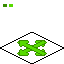
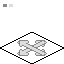
Comparing the layer stacks of the two 64 x 64 images. Changes:
painted on "left" over [19, 40, 47, 56]
painted on "down" over [19, 40, 47, 56]
painted on "right" over [17, 40, 45, 56]
painted on "up" over [17, 40, 45, 56]
painted on "Background" over [3, 4, 13, 7]
